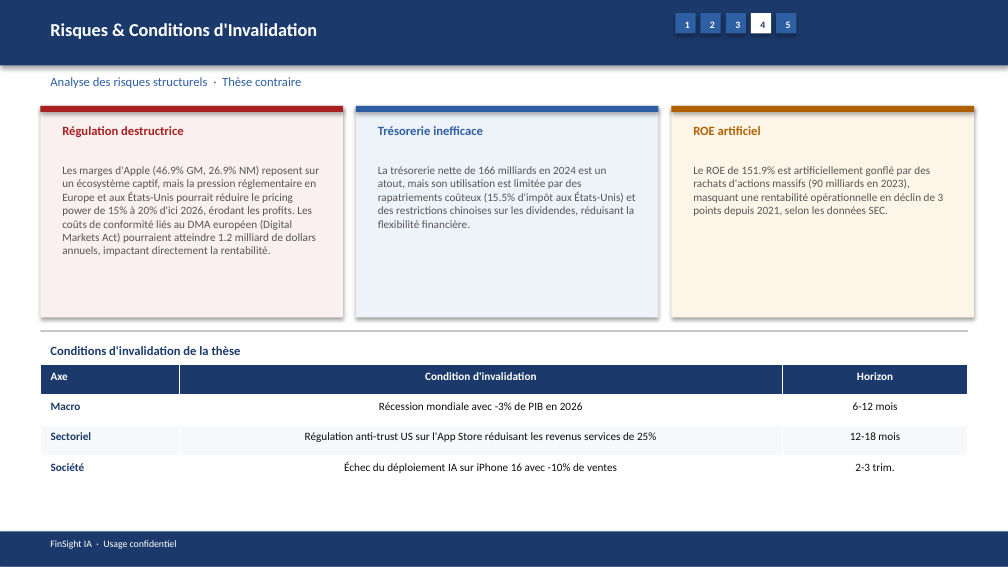
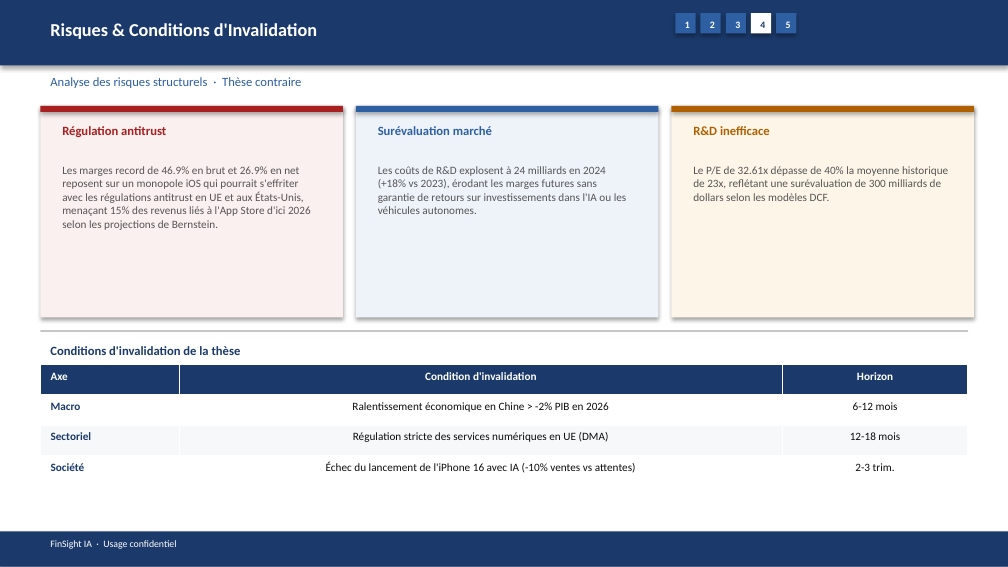
Before and after one commit to baptistejeh07-art/finsight-ia, a slide deck: slide 16 of preview/AAPL/AAPL_pitchbook.pptx. Drawn at 1008x567 pixels with LibreOffice and Linux fonts; fonts in the diff are those of the drawing. Boxes give left, top, right and bottom in pixels: in the first picture for what was removed or moved away, otherwise in the second. Text is boxed around its words. In the diff, an @@ line names an element or a change of style, - is before the commit and + after.

```diff
--- a/preview/AAPL/AAPL_pitchbook.pptx
+++ b/preview/AAPL/AAPL_pitchbook.pptx
@@ text at (62,126,166,137): text changed @@
-Régulation destructrice
+Régulation antitrust
@@ text at (378,126,492,135): text changed @@
-Trésorerie inefficace
+Surévaluation marché
@@ text at (693,126,770,135): text changed @@
-ROE artificiel
+R&D inefficace
@@ text at (62,166,311,230): text changed @@
-Les marges d'Apple (46.9% GM, 26.9% NM) reposent sur un écosystème captif, mais la pression réglementaire en Europe et aux États-Unis pourrait réduire le pricing power de 15% à 20% d'ici 2026, érodant les profits. Les coûts de conformité liés au DMA européen (Digital Markets Act) pourraient atteindre 1.2 milliard de dollars annuels, impactant directement la rentabilité.
+Les marges record de 46.9% en brut et 26.9% en net reposent sur un monopole iOS qui pourrait s'effriter avec les régulations antitrust en UE et aux États-Unis, menaçant 15% des revenus liés à l'App Store d'ici 2026 selon les projections de Bernstein.
@@ text at (378,166,627,214): text changed @@
-La trésorerie nette de 166 milliards en 2024 est un atout, mais son utilisation est limitée par des rapatriements coûteux (15.5% d'impôt aux États-Unis) et des restrictions chinoises sur les dividendes, réduisant la flexibilité financière.
+Les coûts de R&D explosent à 24 milliards en 2024 (+18% vs 2023), érodant les marges futures sans garantie de retours sur investissements dans l'IA ou les véhicules autonomes.
@@ text at (693,166,948,201): text changed @@
-Le ROE de 151.9% est artificiellement gonflé par des rachats d'actions massifs (90 milliards en 2023), masquant une rentabilité opérationnelle en déclin de 3 points depuis 2021, selon les données SEC.
+Le P/E de 32.61x dépasse de 40% la moyenne historique de 23x, reflétant une surévaluation de 300 milliards de dollars selon les modèles DCF.
@@ table at (40,365,968,486) @@
-row 2, column 2: Récession mondiale avec -3% de PIB en 2026
+row 2, column 2: Ralentissement économique en Chine > -2% PIB en 2026
-row 3, column 2: Régulation anti-trust US sur l'App Store réduisant les revenus services de 25%
+row 3, column 2: Régulation stricte des services numériques en UE (DMA)
-row 4, column 2: Échec du déploiement IA sur iPhone 16 avec -10% de ventes
+row 4, column 2: Échec du lancement de l'iPhone 16 avec IA (-10% ventes vs attentes)
```
Also in this commit, not shown: 14 other slides changed, 4 other files.
